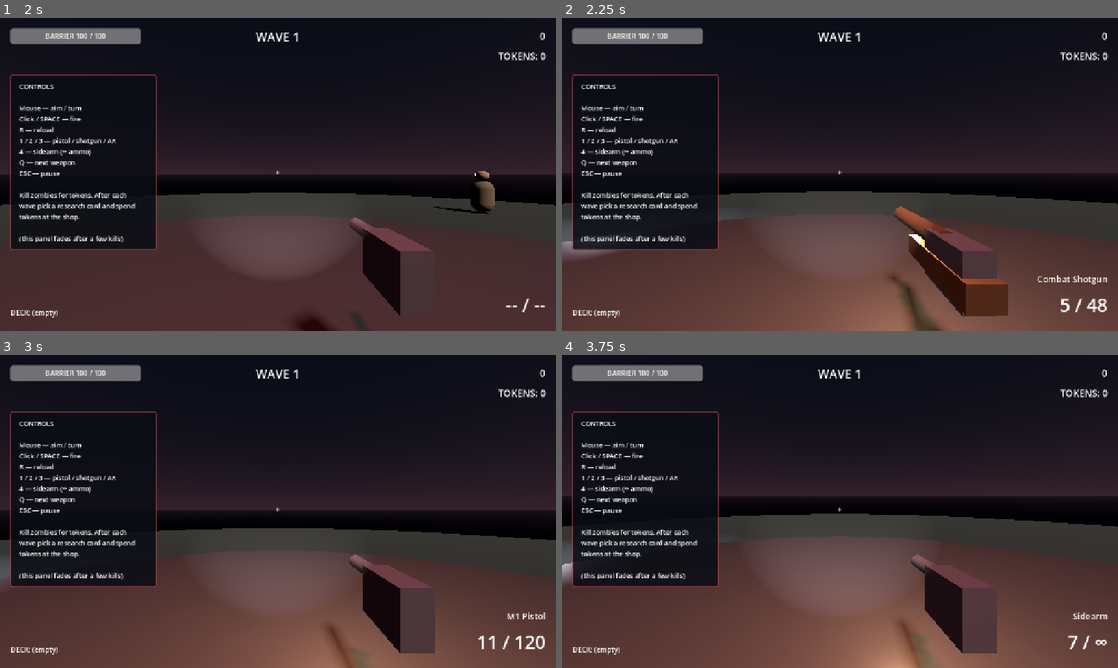
Above: before the commit, frames 1-4 (two rows, left to right).
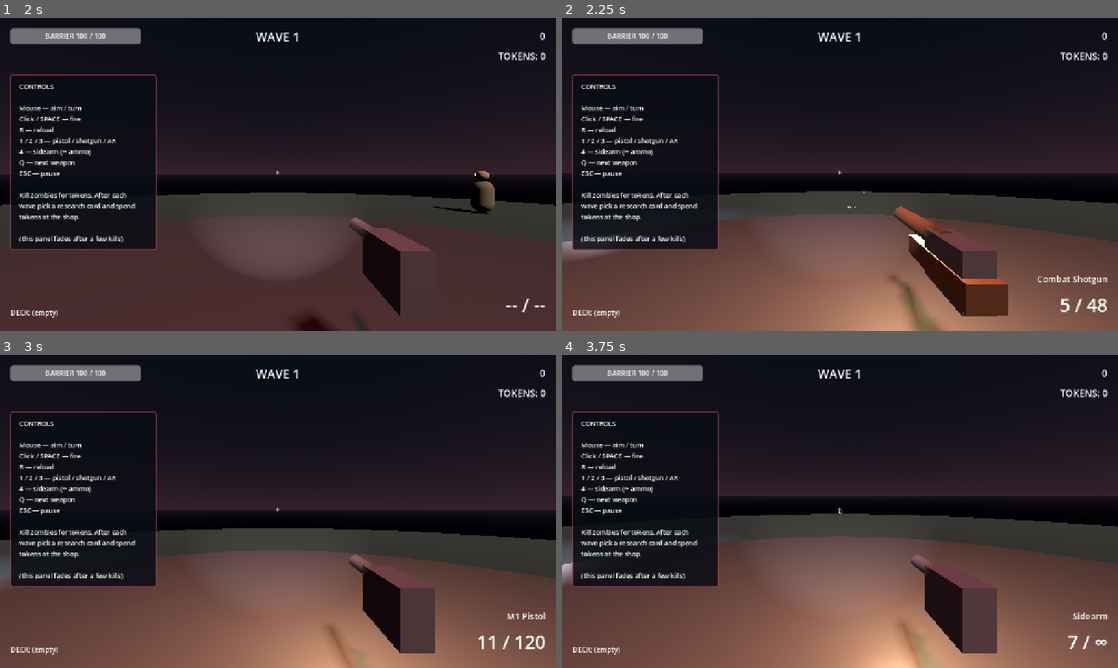
Above: after the commit, the same moments.

Repository: Josh-Buck/site-echo-7
Game: Godot game, scene res://scenes/ui/TitleScreen.tscn
Two runs of this game, one before a commit and one after it. Both use one fixed random seed, a clock stepped at 60 frames per second and the inputs below.
Inputs (mouse positions are in pixels of both pictures, inside the frame that each line leads up to):
- Up to frame 1 (2 s): click "START RUN" at 0.5 s; tap Enter at 1.25 s; move the mouse to (400, 158) at 1.27 s; press the mouse at (400, 158) at 1.28 s; tap Space at 1.52 s
- Up to frame 2 (2.25 s): tap F12 (dev_reset) at 2 s; move the mouse to (812, 174) at 2.02 s; release the mouse at (812, 174) at 2.03 s; tap Q (swap_next) at 2.1 s; click (812, 174) at 2.17 s
- Up to frame 3 (3 s): tap Space at 2.27 s; move the mouse to (289, 505) at 2.77 s; hold 1 (swap_primary) from 2.78 s (still down); click (289, 505) at 2.92 s
- Up to frame 4 (3.75 s): move the mouse to (834, 517) at 3.52 s; release 1 (swap_primary) at 3.53 s; tap 4 (swap_quaternary) at 3.6 s; click (834, 517) at 3.67 s

Frame 1 is identical in both runs. In frame 2, 9.5% of the frame differs, in the area x 27-99%, y 55-100%; in frame 3, 9.6%; in frame 4, 11%, in the area x 27-100%, y 50-100%.
Error after the commit: Parse Error: Cannot infer the type of "k" variable because the value doesn't have a set type. (res://scenes/weapons/vfx/BulletTracer.gd:35)

Commit message:
Weapon VFX: bullet tracer + impact sparks + brighter muzzle flash

Diff:
--- a/scenes/weapons/Weapon.gd
+++ b/scenes/weapons/Weapon.gd
@@ -12,6 +12,9 @@
 @onready var muzzle_light: Node = get_node_or_null("MuzzleLight")
 
 const ENEMY_MASK: int = 4  # physics layer 3
+const RAY_MASK: int = 4 | 2  # zombies + world (barrier/floor) for tracer/impact endpoint
+const TRACER_SCENE := preload("res://scenes/weapons/vfx/BulletTracer.tscn")
+const SPARKS_SCENE := preload("res://scenes/weapons/vfx/ImpactSparks.tscn")
 
 func _ready() -> void:
 	if data == null:
@@ -138,15 +141,29 @@
 		dir = forward.rotated(up, yaw).rotated(right, pitch).normalized()
 	var from := cam.global_transform.origin
 	var to := from + dir * 100.0
-	var query := PhysicsRayQueryParameters3D.create(from, to, ENEMY_MASK)
+	# Broad ray (zombies + world) so we always get a tracer endpoint, even on a "miss".
+	var query := PhysicsRayQueryParameters3D.create(from, to, RAY_MASK)
 	query.collide_with_areas = false
 	query.collide_with_bodies = true
 	var result := cam.get_world_3d().direct_space_state.intersect_ray(query)
-	if result.is_empty():
-		return
-	var hit: Node = result.collider
-	payload["hit_position"] = result.position
-	payload["hit_normal"] = result.normal
+	var endpoint: Vector3 = to
+	var endpoint_normal: Vector3 = -dir
+	var hit_node: Node = null
+	if not result.is_empty():
+		endpoint = result.position
+		endpoint_normal = result.normal
+		hit_node = result.collider
+	_spawn_tracer(from, endpoint)
+	if hit_node == null:
+		return
+	payload["hit_position"] = endpoint
+	payload["hit_normal"] = endpoint_normal
+	var is_enemy := hit_node.has_method("take_damage") and hit_node.is_in_group("zombies")
+	if not is_enemy:
+		# Hit world (barrier/floor) — sparks, no damage path.
+		_spawn_sparks(endpoint, endpoint_normal)
+		return
+	var hit: Node = hit_node
 	if not hit.has_method("take_damage"):
 		return
 	var is_headshot := false
@@ -172,6 +189,41 @@
 	if muzzle_light == null or not (muzzle_light is OmniLight3D):
 		return
 	var ml: OmniLight3D = muzzle_light
-	ml.light_energy = 3.5
+	ml.light_energy = 6.5
+	ml.omni_range = 5.0
 	var tw := create_tween()
-	tw.tween_property(ml, "light_energy", 0.0, 0.08)
+	tw.tween_property(ml, "light_energy", 0.0, 0.09)
+
+func _muzzle_origin() -> Vector3:
+	if muzzle_light is Node3D:
+		return (muzzle_light as Node3D).global_position
+	return global_position
+
+func _spawn_tracer(from: Vector3, to: Vector3) -> void:
+	# Anchor the tracer at the muzzle for visual fidelity. Camera is the true ray source,
+	# but the eye reads it from the gun.
+	var muzzle := _muzzle_origin()
+	var dir_to_target := (to - muzzle)
+	var dist := dir_to_target.length()
+	if dist < 0.05:
+		return
+	var t := TRACER_SCENE.instantiate()
+	get_tree().current_scene.add_child(t)
+	if t.has_method("setup"):
+		t.setup(muzzle, to)
+
+func _spawn_sparks(at: Vector3, normal: Vector3) -> void:
+	var s := SPARKS_SCENE.instantiate() as Node3D
+	get_tree().current_scene.add_child(s)
+	s.global_position = at
+	# Aim the spark cone along the surface normal.
+	if normal.length() > 0.001 and absf(normal.dot(Vector3.UP)) < 0.99:
+		s.look_at(at + normal, Vector3.UP)
+	# Rotate so process material's local +Y points along the normal:
+	# our PPM has direction (0,1,0), so we want local Y aligned with normal.
+	# Easiest: rotate so basis.y = normal.
+	var up := normal.normalized()
+	var ref := Vector3.UP if absf(up.dot(Vector3.UP)) < 0.99 else Vector3.RIGHT
+	var right := ref.cross(up).normalized()
+	var fwd := up.cross(right).normalized()
+	s.global_transform.basis = Basis(right, up, fwd)
--- /dev/null
+++ b/scenes/weapons/vfx/BulletTracer.gd
@@ -0,0 +1,40 @@
+extends MeshInstance3D
+
+const LIFETIME: float = 0.08
+var _t: float = 0.0
+var _mat: StandardMaterial3D
+
+func setup(from: Vector3, to: Vector3) -> void:
+	var mid := (from + to) * 0.5
+	global_position = mid
+	var diff := to - from
+	var dist := diff.length()
+	if dist < 0.01:
+		queue_free()
+		return
+	look_at(to, Vector3.UP)
+	# Stretch along local -Z (look_at convention) — scale the box on Z to span the segment.
+	var box := mesh as BoxMesh
+	if box != null:
+		box.size = Vector3(0.025, 0.025, dist)
+
+func _ready() -> void:
+	var m := StandardMaterial3D.new()
+	m.albedo_color = Color(1.0, 0.85, 0.5, 1.0)
+	m.emission_enabled = true
+	m.emission = Color(1.0, 0.7, 0.3)
+	m.emission_energy_multiplier = 4.0
+	m.shading_mode = BaseMaterial3D.SHADING_MODE_UNSHADED
+	m.transparency = BaseMaterial3D.TRANSPARENCY_ALPHA
+	m.blend_mode = BaseMaterial3D.BLEND_MODE_ADD
+	material_override = m
+	_mat = m
+
+func _process(delta: float) -> void:
+	_t += delta
+	var k := 1.0 - clamp(_t / LIFETIME, 0.0, 1.0)
+	if _mat:
+		_mat.emission_energy_multiplier = 4.0 * k
+		_mat.albedo_color.a = k
+	if _t >= LIFETIME:
+		queue_free()
--- /dev/null
+++ b/scenes/weapons/vfx/BulletTracer.tscn
@@ -0,0 +1,11 @@
+[gd_scene load_steps=3 format=3 uid="uid://bvfxtracerxyz"]
+
+[ext_resource type="Script" path="res://scenes/weapons/vfx/BulletTracer.gd" id="1_tracer"]
+
+[sub_resource type="BoxMesh" id="BoxMesh_tr"]
+size = Vector3(0.025, 0.025, 1.0)
+
+[node name="BulletTracer" type="MeshInstance3D"]
+mesh = SubResource("BoxMesh_tr")
+cast_shadow = 0
+script = ExtResource("1_tracer")
--- /dev/null
+++ b/scenes/weapons/vfx/ImpactSparks.gd
@@ -0,0 +1,8 @@
+extends GPUParticles3D
+
+func _ready() -> void:
+	one_shot = true
+	emitting = true
+	# Auto-free after particles finish.
+	await get_tree().create_timer(lifetime + 0.2).timeout
+	queue_free()
--- /dev/null
+++ b/scenes/weapons/vfx/ImpactSparks.tscn
@@ -0,0 +1,36 @@
+[gd_scene load_steps=6 format=3 uid="uid://bvfxsparksxyz"]
+
+[ext_resource type="Script" path="res://scenes/weapons/vfx/ImpactSparks.gd" id="1_spk"]
+
+[sub_resource type="Gradient" id="Gradient_spk"]
+offsets = PackedFloat32Array(0, 0.4, 1)
+colors = PackedColorArray(1, 1, 0.5, 1, 1, 0.55, 0.15, 1, 0.6, 0.2, 0.05, 0)
+
+[sub_resource type="GradientTexture1D" id="GradTex_spk"]
+gradient = SubResource("Gradient_spk")
+
+[sub_resource type="ParticleProcessMaterial" id="PPM_spk"]
+emission_shape = 1
+emission_sphere_radius = 0.05
+direction = Vector3(0, 1, 0)
+spread = 60.0
+initial_velocity_min = 2.0
+initial_velocity_max = 5.5
+gravity = Vector3(0, -7, 0)
+damping_min = 1.5
+damping_max = 3.0
+scale_min = 0.4
+scale_max = 1.0
+color_ramp = SubResource("GradTex_spk")
+
+[sub_resource type="BoxMesh" id="BoxMesh_spk"]
+size = Vector3(0.04, 0.04, 0.04)
+
+[node name="ImpactSparks" type="GPUParticles3D"]
+amount = 14
+lifetime = 0.45
+one_shot = true
+explosiveness = 0.95
+process_material = SubResource("PPM_spk")
+draw_pass_1 = SubResource("BoxMesh_spk")
+script = ExtResource("1_spk")
